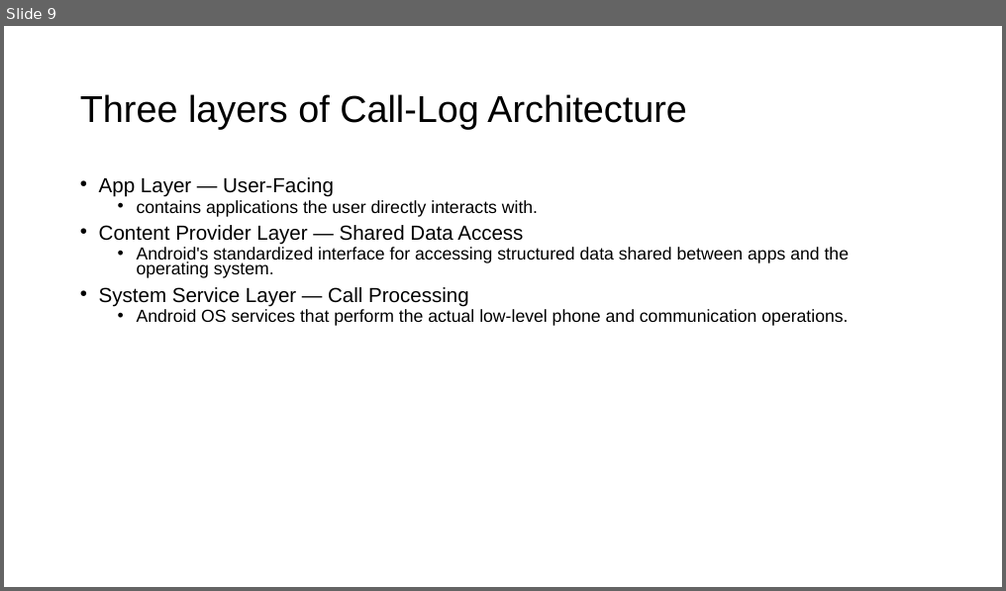
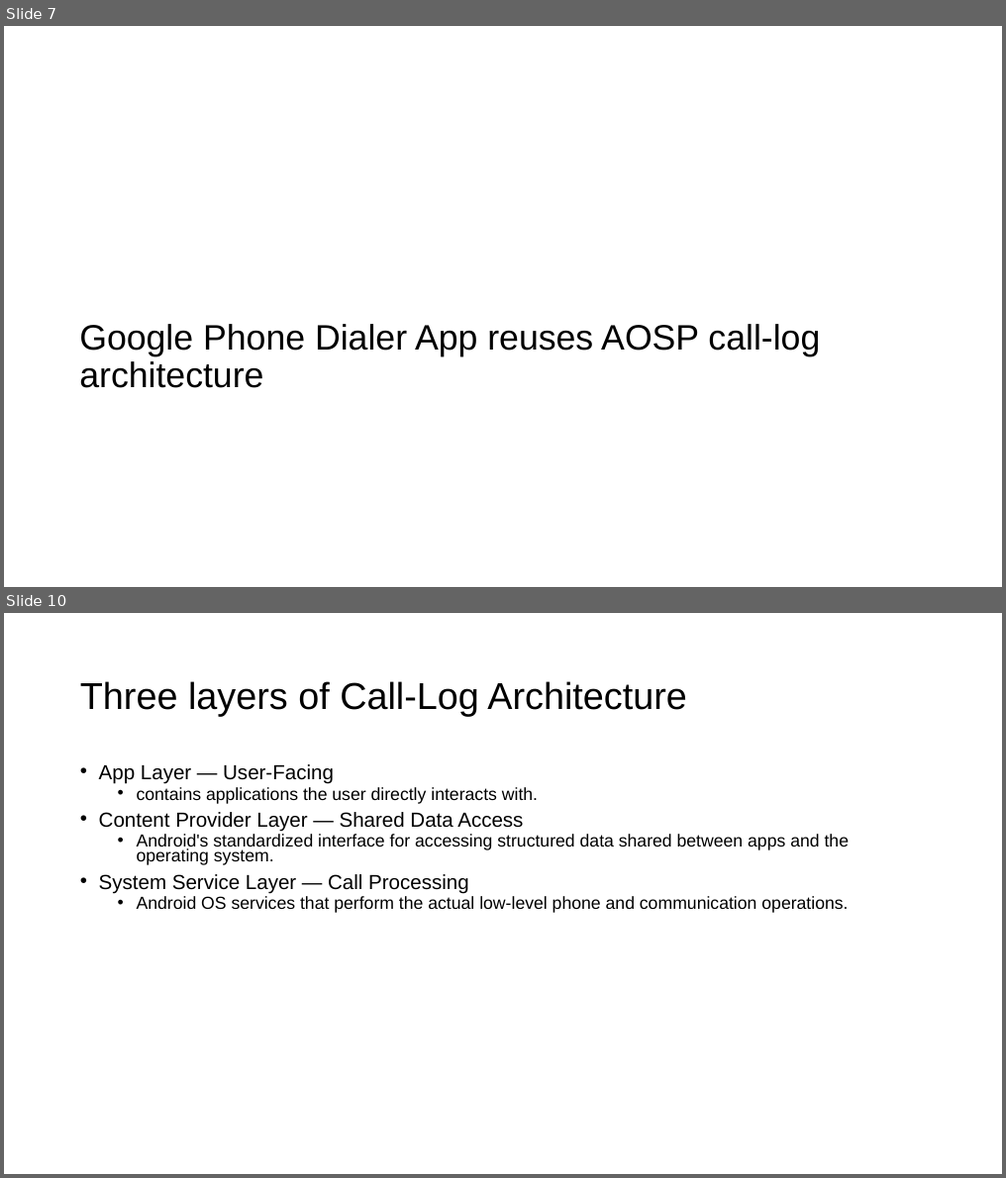
Before and after one commit to frankwxu/digital-forensics-lab, a slide deck: Android10/5_2_2_GMS_App_Investigations_Dialer.pptx. Shown one above the other, each under a label of ours: slide 9 before the commit, slides 7 and 10 after it; the slides between them are not shown. The pictures are 1006x591 and 1006x1178 pixels, drawn with LibreOffice and Linux fonts; fonts in the diff are those of the drawing; background and template pictures are left out. Boxes give left, top, right and bottom in pixels: in the first picture for what was removed or moved away, otherwise in the second. Text is boxed around its words. In the diff, an @@ line names an element or a change of style, - is before the commit and + after.

Commit message:
Update GMS App Investigations presentation files for Messaging and Dialer

```diff
--- a/Android10/5_2_2_GMS_App_Investigations_Dialer.pptx
+++ b/Android10/5_2_2_GMS_App_Investigations_Dialer.pptx
@@ slide 7 added at box(4, 26, 1002, 587), background #FFFFFF @@
@@ title added at box(79, 324, 820, 388), 34 pt, text #000000 @@
+Google Phone Dialer App reuses AOSP call-log architecture
@@ what was slide 9 is now slide 10 @@
```
Also in this commit, not shown: 4 slides changed, 2 other slides added, 1 slide removed, 1 other file.
